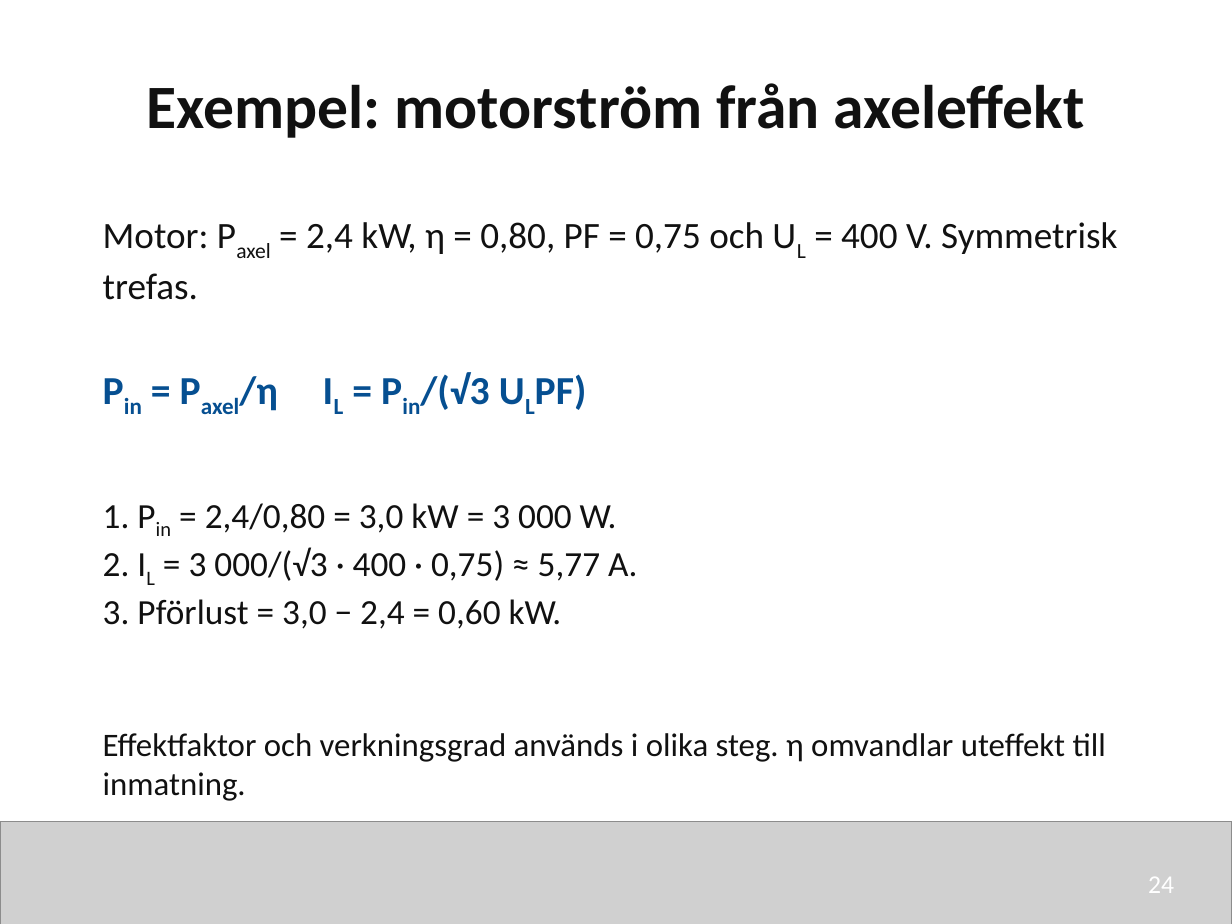
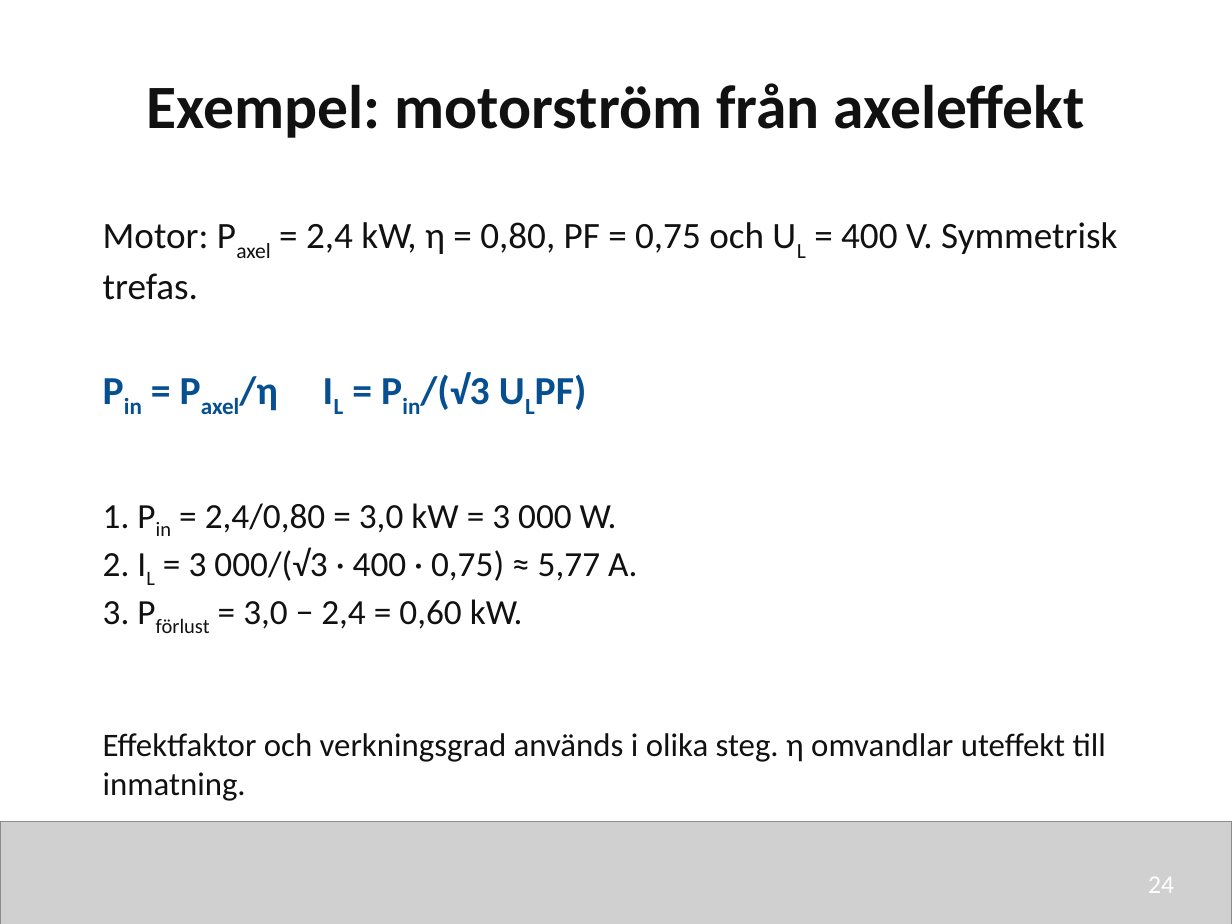
Before and after one commit to nj22az/nj22az.github.io, a slide deck: slide 24 of sjoskolan/vecka-41/aktuell/v41_02_Y_och_trefaseffekt_elev.pptx. Drawn at 1232x924 pixels with LibreOffice and Linux fonts; fonts in the diff are those of the drawing; grey boxes stand for pictures. Boxes give left, top, right and bottom in pixels: in the first picture for what was removed or moved away, otherwise in the second. Text is boxed around its words. In the diff, an @@ line names an element or a change of style, - is before the commit and + after.

```diff
--- a/sjoskolan/vecka-41/aktuell/v41_02_Y_och_trefaseffekt_elev.pptx
+++ b/sjoskolan/vecka-41/aktuell/v41_02_Y_och_trefaseffekt_elev.pptx
@@ text at [103, 599, 523, 629]: now subscript in "Pförlust" @@
```
Also in this commit, not shown: 23 other files.
